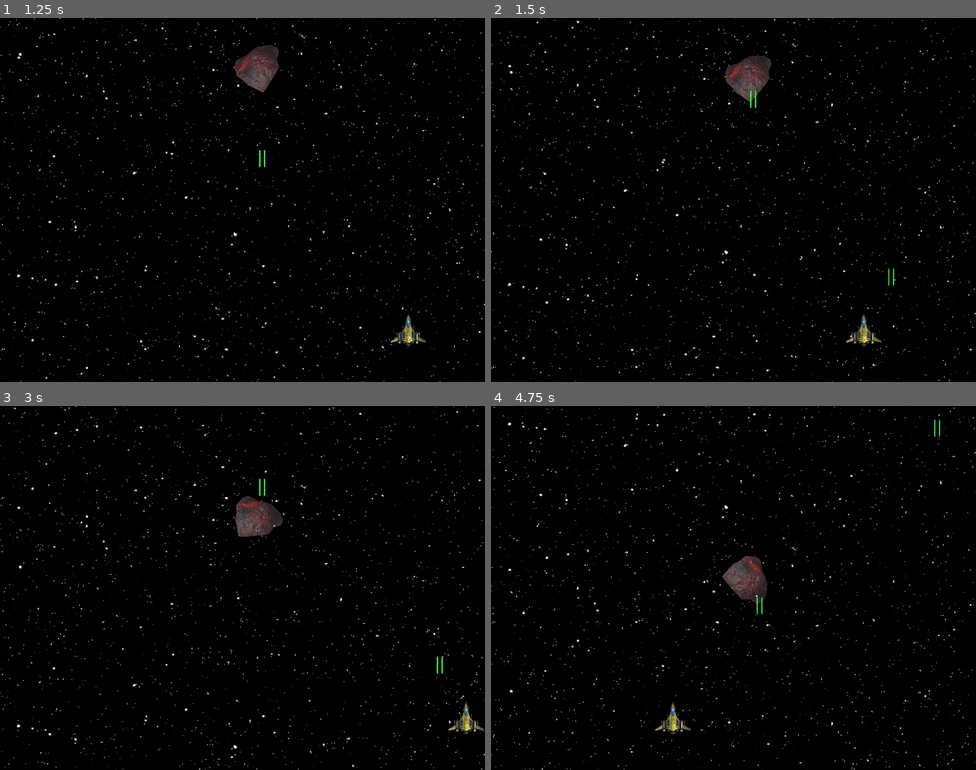
Above: before the commit, frames 1-4 (two rows, left to right).
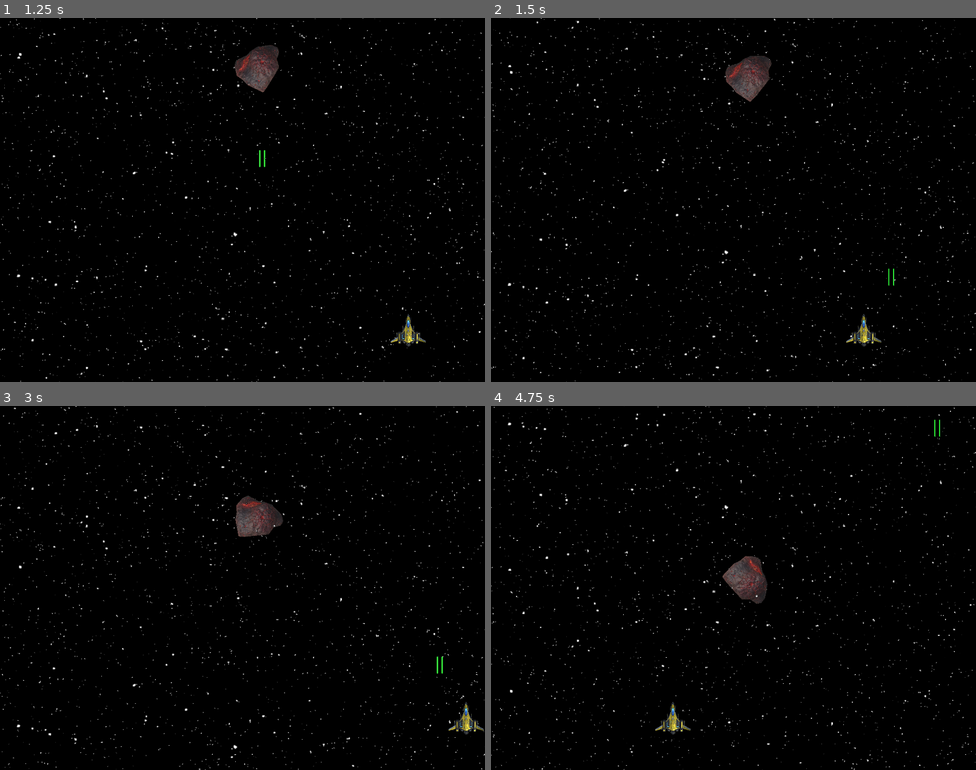
Above: after the commit, the same moments.

Repository: crowe73/space_defender_mvp_prototype_2_v_0.4
Game: Godot game, scene res://Scenes/main_scene.tscn
The game is run twice, just before and just after one commit, with the same random seed, the same clock (stepped at 60 frames per second) and the same inputs.
Inputs:
- Up to frame 1 (1.25 s): hold Right (move_right) from 0.53 s (still down); tap Space (shoot) at 0.6 s
- Up to frame 2 (1.5 s): release Right (move_right) at 1.28 s; hold Left (move_left) from 1.28 s (still down); tap Space (shoot) at 1.35 s
- Up to frame 3 (3 s): release Left (move_left) at 2.03 s; hold Right (move_right) from 2.03 s (still down); tap Space (shoot) at 2.1, 2.85 s
- Up to frame 4 (4.75 s): release Right (move_right) at 3.53 s; hold Left (move_left) from 3.53 s (still down); tap Space (shoot) at 3.6, 4.35 s

Frame 1 is identical in both runs. In frame 2, less than 0.1% of the frame differs, in the area x 53-55%, y 20-25%; in frame 3, less than 0.1%; in frame 4, less than 0.1%.

Commit message:
Shooting meteors
Write code in meteor.gd to destroy meteor with 10 shots
Write code in player_laser.gd to remove player's laser from game if it hits meteor

Diff:
--- a/Game_Objects/Meteor/meteor.tscn
+++ b/Game_Objects/Meteor/meteor.tscn
@@ -3,7 +3,7 @@
 [ext_resource type="Script" uid="uid://dl4b54f2psa3v" path="res://Scripts/meteor.gd" id="1_rg3wq"]
 [ext_resource type="Texture2D" uid="uid://dll7k58o4omp5" path="res://Sprites/Meteor/Meteor_big_CR_Persp.png" id="1_svxog"]
 
-[node name="Meteor" type="Area2D"]
+[node name="Meteor" type="Area2D" groups=["meteor"]]
 script = ExtResource("1_rg3wq")
 min_speed = 50.0
 max_speed = 80.0
@@ -16,7 +16,7 @@
 
 [node name="CollisionPolygon2D" type="CollisionPolygon2D" parent="."]
 visible = false
-polygon = PackedVector2Array(33, -200, 69, -180, 90, -120, 149, -80, 175, 158, 171, 173, 32, 204, -21, 196, -89, 200, -153, 142, -172, 102, -126, 9, -124, -38, -100, -104, -23, -182)
+polygon = PackedVector2Array(8, -50, 17, -45, 22, -31, 37, -21, 43, 34, 43, 39, 43, 43, 8, 50, -10, 48, -23, 50, -38, 36, -43, 25, -32, 3, -32, -8, -26, -25, -5, -46)
 
 [node name="VisibleOnScreenNotifier2D" type="VisibleOnScreenNotifier2D" parent="."]
 position = Vector2(0.499999, -6.4373e-06)
--- a/Game_Objects/Player/player_laser.tscn
+++ b/Game_Objects/Player/player_laser.tscn
@@ -22,4 +22,5 @@
 position = Vector2(0, 4.76837e-07)
 scale = Vector2(0.1, 1.8)
 
+[connection signal="area_entered" from="." to="." method="_on_area_entered"]
 [connection signal="screen_exited" from="VisibleOnScreenNotifier2D" to="." method="_on_visible_on_screen_notifier_2d_screen_exited"]
--- a/Scripts/meteor.gd
+++ b/Scripts/meteor.gd
@@ -1,13 +1,14 @@
 # Script: meteor.gd.
 extends Area2D
 
-@export var min_speed: float = 0.0          # Minimum meteor speed.
-@export var max_speed: float = 0.0          # maximum meteor speed.
+@export var min_speed: float         = 0.0  # Minimum meteor speed.
+@export var max_speed: float         = 0.0  # maximum meteor speed.
 @export var min_rotation_rate: float = 0.0  # minimum rotation rate.
 @export var max_rotation_rate: float = 0.0  # maximum rotation rate.
+@export var hit_points: int          = 10   # Hits required to destroy meteor.
 
-var speed: float = 0.0                      # speed meteor moves at.
-var rotation_rate: float = 0.0              # rate meteor rotates at.
+var speed: float                     = 0.0  # speed meteor moves at.
+var rotation_rate: float             = 0.0  # rate meteor rotates at.
 
 func _ready():
 	speed = randf_range(min_speed, max_speed)
@@ -17,14 +18,16 @@
 	move_meteor(delta)
 	rotate_meteor(delta)
 
-
-
 func move_meteor(delta):
 	position.y += speed * delta
 
 func rotate_meteor(delta):
 	rotation_degrees += rotation_rate * delta
 
+func _on_visible_on_screen_notifier_2d_screen_exited():
+	queue_free()
 
-func _on_visible_on_screen_notifier_2d_screen_exited() -> void:
-	queue_free()
+func meteor_damage(amount: int):
+	hit_points -= amount
+	if hit_points <= 0:
+		queue_free()
--- a/Scripts/player_laser.gd
+++ b/Scripts/player_laser.gd
@@ -8,7 +8,12 @@
 func move_player_laser_projectile(delta):
 	position.y -= speed * delta
 
-
 func _on_visible_on_screen_notifier_2d_screen_exited():
 	# If laser exit the game screen, remove from game screen.
 	queue_free()
+
+func _on_area_entered(area: Area2D):
+	# If player's laser hits meteor, subtract 1 from meteor's hit points.
+	if area.is_in_group("meteor"):
+		area.meteor_damage(1)
+		queue_free()
